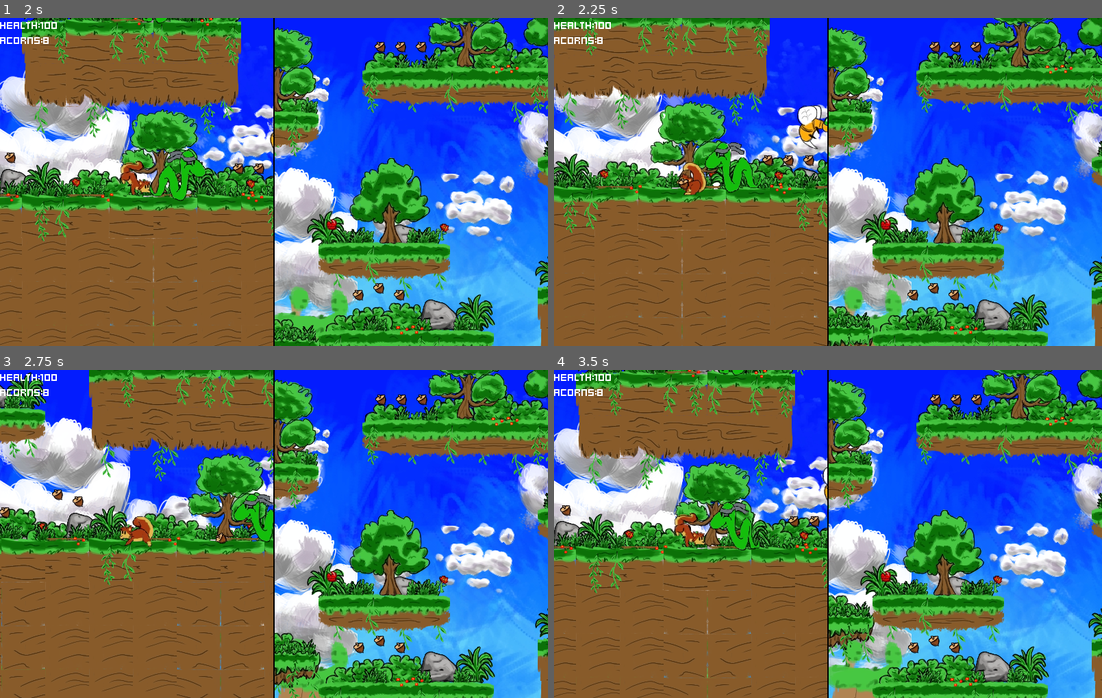
Above: before the commit, frames 1-4 (two rows, left to right).
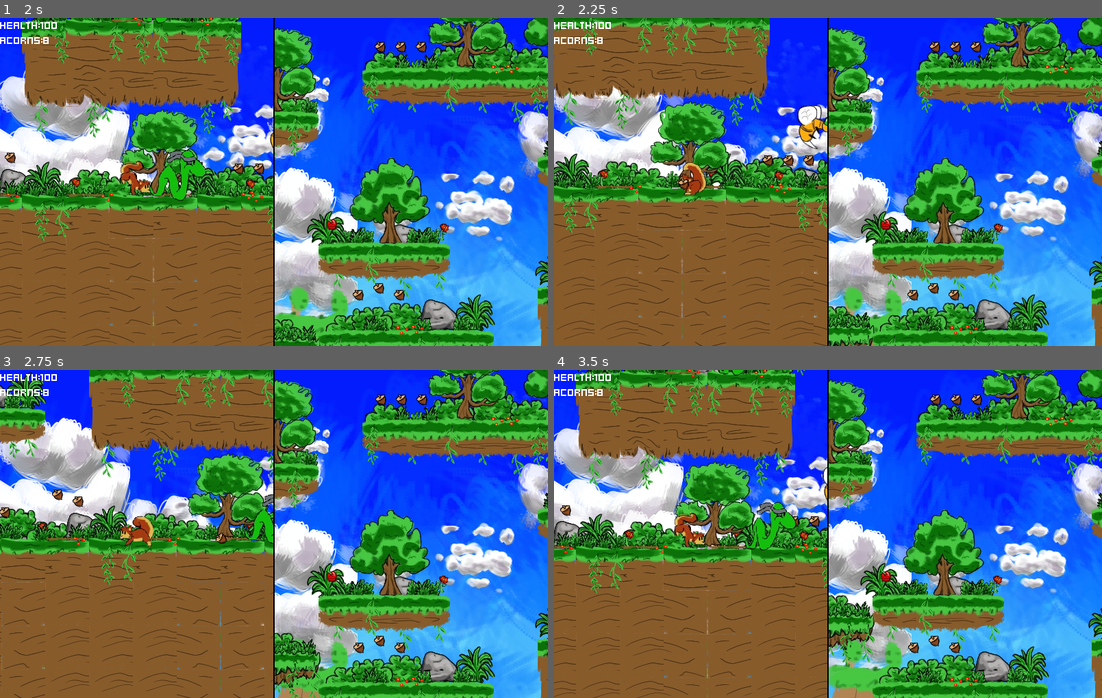
Above: after the commit, the same moments.

Repository: KieranL/ratatoskr
Game: Godot game, scene res://scenes/modes/game_splitscreen.tscn
Two runs of this game, one before a commit and one after it. Both use one fixed random seed, a clock stepped at 60 frames per second and the inputs below. This scene is started directly instead of the project's main scene.
Inputs:
- Up to frame 1 (2 s): hold Right (move_right) from 0.53 s (still down); tap Q (melee) at 0.6 s; tap Space (jump) at 0.77, 1.52 s; tap Shift (run) at 1.35 s
- Up to frame 2 (2.25 s): release Right (move_right) at 2.03 s; hold Left (move_left) from 2.03 s (still down); tap Z (spit) at 2.1 s
- Up to frame 3 (2.75 s): keep holding Left (move_left)
- Up to frame 4 (3.5 s): release Left (move_left) at 2.78 s; hold Right (move_right) from 2.78 s (still down); tap Q (melee) at 2.85 s; tap Space (jump) at 3.02 s

Frame 1 is identical in both runs. In frame 2, 0.7% of the frame differs, in the area x 27-38%, y 37-54%; in frame 3, 0.6%; in frame 4, 1.2%, in the area x 28-45%, y 40-55%.
Error in both runs: Invalid access to property or key 'camera' on a base object of type 'CharacterBody2D (Player)'. (res://scenes/modes/game_splitscreen.gd:9)

Commit message:
Remove hardcoded sprite flicker in place of using animations. Added a hitstun effect for enemies

Diff:
--- a/scenes/maingame/entities/enemies/hornet/hornet.gd
+++ b/scenes/maingame/entities/enemies/hornet/hornet.gd
@@ -29,6 +29,7 @@
 	ROAMING,
 	HUNTING,
 	WAITING,
+	HURT,
 	DEAD
 }
 
@@ -57,11 +58,12 @@
 
 func _physics_process(delta: float) -> void:
 	if _state != State.DEAD:
-		var animation := get_new_animation()
-		if animation != animation_player.current_animation:
-			animation_player.play(animation)
-		if (_state == State.HUNTING):
-			target_location = target.position
+		if not _is_hit:
+			var animation := get_new_animation()
+			if animation != animation_player.current_animation:
+				animation_player.play(animation)
+			if (_state == State.HUNTING):
+				target_location = target.position
 
 		if (_state == State.ROAMING):
 			if (global_position.x - target_location.x <= 0.0):
@@ -125,8 +127,15 @@
 		if CURRENT_HEALTH <= 0:
 			collision_shape.disabled = true
 			destroy()
+		else:
+			animation_player.play("damaged")
+			animation_player.animation_finished.connect(_on_animation_player_damaged_finished)
 
+func _on_animation_player_damaged_finished(anim_name: StringName) -> void:
+	if anim_name == "damaged":
 		_is_hit = false
+		animation_player.animation_finished.disconnect(_on_animation_player_damaged_finished)
+
 
 func hunt(huntTarget: Node2D) -> void:
 	if _state == State.DEAD:
@@ -143,7 +152,6 @@
 	_state = State.ROAMING
 	target_location = last_roam_target_location
 	current_speed = ROAM_SPEED
-	print("roam")
 
 func pick_new_roam_target():
 	if _state == State.DEAD:
@@ -168,16 +176,6 @@
 		if _state == State.HUNTING:
 			roam()
 
-func trigger_invincible(duration_in_ms) -> void:
-	var duration_per_flicker = duration_in_ms / FRAME_FLICKER_AMOUNT / 2
-
-	for i in FRAME_FLICKER_AMOUNT:
-		sprite.visible = false
-		await get_tree().create_timer(duration_per_flicker / 1000).timeout
-		sprite.visible = true
-		await get_tree().create_timer(duration_per_flicker / 1000).timeout
-
-
 func get_new_animation() -> StringName:
 	var animation_new: StringName
 	if _state == State.HUNTING:
--- a/scenes/maingame/entities/enemies/hornet/hornet.tscn
+++ b/scenes/maingame/entities/enemies/hornet/hornet.tscn
@@ -162,6 +162,30 @@
 "update": 1,
 "values": [1]
 }
+tracks/10/type = "value"
+tracks/10/imported = false
+tracks/10/enabled = true
+tracks/10/path = NodePath(".:visible")
+tracks/10/interp = 1
+tracks/10/loop_wrap = true
+tracks/10/keys = {
+"times": PackedFloat32Array(0),
+"transitions": PackedFloat32Array(1),
+"update": 1,
+"values": [true]
+}
+tracks/11/type = "value"
+tracks/11/imported = false
+tracks/11/enabled = true
+tracks/11/path = NodePath("..:collision_layer")
+tracks/11/interp = 1
+tracks/11/loop_wrap = true
+tracks/11/keys = {
+"times": PackedFloat32Array(0),
+"transitions": PackedFloat32Array(1),
+"update": 1,
+"values": [2]
+}
 
 [sub_resource type="Animation" id="Animation_qlseb"]
 resource_name = "destroy"
@@ -287,11 +311,39 @@
 "values": [0]
 }
 
+[sub_resource type="Animation" id="Animation_w3jyr"]
+resource_name = "damaged"
+tracks/0/type = "value"
+tracks/0/imported = false
+tracks/0/enabled = true
+tracks/0/path = NodePath(".:visible")
+tracks/0/interp = 1
+tracks/0/loop_wrap = true
+tracks/0/keys = {
+"times": PackedFloat32Array(0, 0.1, 0.2, 0.3, 0.4, 0.5, 0.6, 0.7, 0.8, 0.9, 1),
+"transitions": PackedFloat32Array(1, 1, 1, 1, 1, 1, 1, 1, 1, 1, 1),
+"update": 1,
+"values": [true, false, true, false, true, false, true, false, true, false, true]
+}
+tracks/1/type = "value"
+tracks/1/imported = false
+tracks/1/enabled = false
+tracks/1/path = NodePath("..:collision_layer")
+tracks/1/interp = 1
+tracks/1/loop_wrap = true
+tracks/1/keys = {
+"times": PackedFloat32Array(0, 1),
+"transitions": PackedFloat32Array(1, 1),
+"update": 1,
+"values": [0, 2]
+}
+
 [sub_resource type="AnimationLibrary" id="AnimationLibrary_er65d"]
 _data = {
 "Attack": SubResource("Animation_1kbng"),
 "Flying": SubResource("Animation_obqnu"),
 "RESET": SubResource("Animation_ykh5o"),
+"damaged": SubResource("Animation_w3jyr"),
 "destroy": SubResource("Animation_qlseb")
 }
 
@@ -361,6 +413,5 @@
 [node name="Explode" type="AudioStreamPlayer2D" parent="."]
 stream = ExtResource("5_coxdq")
 
-[connection signal="animation_finished" from="AnimationPlayer" to="." method="_on_animation_player_animation_finished"]
 [connection signal="body_entered" from="TargetRadius/Area2D2" to="." method="_on_vision_sphere_body_entered"]
 [connection signal="body_exited" from="TargetRadius/Area2D2" to="." method="_on_vision_sphere_body_exited"]
--- a/scenes/maingame/entities/enemies/hornet/spawner.gd
+++ b/scenes/maingame/entities/enemies/hornet/spawner.gd
@@ -56,6 +56,7 @@
 		_is_hit = false
 
 func destroy() -> void:
+	dead = true
 	for entity in hornets.get_children():
 		for child in entity.get_children():
 			if child is Hornet:
--- a/scenes/maingame/entities/enemies/snake/boss.gd
+++ b/scenes/maingame/entities/enemies/snake/boss.gd
@@ -1,9 +1,12 @@
 class_name Boss
 extends CharacterBody2D
+
+#TODO, need to restucture the state management for these guys, it's getting hairy
 
 enum State {
 	WALKING,
 	DEAD,
+	HURT
 }
 
 signal winGameTrigger()
@@ -28,13 +31,14 @@
 const FRAME_FLICKER_TIME = 400
 
 func _physics_process(delta: float) -> void:
-	if _state == State.WALKING and velocity.is_zero_approx():
-		velocity.x = WALK_SPEED
-	velocity.y += gravity * delta
-	if not floor_detector_left.is_colliding():
-		velocity.x = WALK_SPEED
-	elif not floor_detector_right.is_colliding():
-		velocity.x = -WALK_SPEED
+	if _state != State.HURT:
+		if _state == State.WALKING and velocity.is_zero_approx():
+			velocity.x = WALK_SPEED
+		velocity.y += gravity * delta
+		if not floor_detector_left.is_colliding():
+			velocity.x = WALK_SPEED
+		elif not floor_detector_right.is_colliding():
+			velocity.x = -WALK_SPEED
 
 	if is_on_wall():
 		velocity.x = -velocity.x
@@ -53,6 +57,8 @@
 	elif velocity.x < 0.0:
 		sprite.scale.x = -0.8
 
+	if _state == State.HURT:
+		return
 	var animation := get_new_animation()
 	if animation != animation_player.current_animation:
 		animation_player.play(animation)
@@ -66,10 +72,17 @@
 func take_damage(damage) -> void:
 	HEALTH -= damage
 	damaged_sound.play()
-	await trigger_invincible(FRAME_FLICKER_TIME)
+	_state = State.HURT
+	velocity = Vector2.ZERO
 
 	if HEALTH <= 0:
 		destroy()
+	else:
+		animation_player.play("damaged")
+
+func _on_animation_player_damaged_finished(anim_name: StringName) -> void:
+	if anim_name == "damaged":
+		_state = State.WALKING
 
 func get_new_animation() -> StringName:
 	var animation_new: StringName
@@ -81,12 +94,3 @@
 	else:
 		animation_new = &"destroy"
 	return animation_new
-
-func trigger_invincible(duration_in_ms) -> void:
-	var duration_per_flicker = duration_in_ms / FRAME_FLICKER_AMOUNT / 2
-
-	for i in FRAME_FLICKER_AMOUNT:
-		sprite.visible = false
-		await get_tree().create_timer(duration_per_flicker / 1000).timeout
-		sprite.visible = true
-		await get_tree().create_timer(duration_per_flicker / 1000).timeout
--- a/scenes/maingame/entities/enemies/snake/snake.gd
+++ b/scenes/maingame/entities/enemies/snake/snake.gd
@@ -4,6 +4,7 @@
 enum State {
 	WALKING,
 	DEAD,
+	HURT
 }
 
 const WALK_SPEED = 22.0
@@ -26,13 +27,14 @@
 const FRAME_FLICKER_TIME = 400
 
 func _physics_process(delta: float) -> void:
-	if _state == State.WALKING and velocity.is_zero_approx():
-		velocity.x = WALK_SPEED
-	velocity.y += gravity * delta
-	if not floor_detector_left.is_colliding():
-		velocity.x = WALK_SPEED
-	elif not floor_detector_right.is_colliding():
-		velocity.x = -WALK_SPEED
+	if _state != State.HURT:
+		if _state == State.WALKING and velocity.is_zero_approx():
+			velocity.x = WALK_SPEED
+		velocity.y += gravity * delta
+		if not floor_detector_left.is_colliding():
+			velocity.x = WALK_SPEED
+		elif not floor_detector_right.is_colliding():
+			velocity.x = -WALK_SPEED
 
 	if is_on_wall():
 		velocity.x = -velocity.x
@@ -51,6 +53,8 @@
 	elif velocity.x < 0.0:
 		sprite.scale.x = -0.8
 
+	if _state == State.HURT:
+		return
 	var animation := get_new_animation()
 	if animation != animation_player.current_animation:
 		animation_player.play(animation)
@@ -63,10 +67,14 @@
 func take_damage(damage) -> void:
 	HEALTH -= damage
 	damaged_sound.play()
-	await trigger_invincible(FRAME_FLICKER_TIME)
+	_state = State.HURT
 
+	velocity = Vector2.ZERO
 	if HEALTH <= 0:
 		destroy()
+	else:
+		animation_player.play("damaged")
+
 
 func get_new_animation() -> StringName:
 	var animation_new: StringName
@@ -79,16 +87,8 @@
 		animation_new = &"destroy"
 	return animation_new
 
-func trigger_invincible(duration_in_ms) -> void:
-	var duration_per_flicker = duration_in_ms / FRAME_FLICKER_AMOUNT / 2
-
-	for i in FRAME_FLICKER_AMOUNT:
-		sprite.visible = false
-		await get_tree().create_timer(duration_per_flicker / 1000).timeout
-		sprite.visible = true
-		await get_tree().create_timer(duration_per_flicker / 1000).timeout
-
-
 func _on_animation_player_animation_finished(anim_name: StringName) -> void:
 	if anim_name == "destroy":
 		queue_free()
+	elif anim_name == "damaged":
+		_state = State.WALKING
--- a/scenes/maingame/entities/enemies/snake/snake.tscn
+++ b/scenes/maingame/entities/enemies/snake/snake.tscn
@@ -58,6 +58,18 @@
 "transitions": PackedFloat32Array(1),
 "update": 1,
 "values": [2]
+}
+tracks/4/type = "value"
+tracks/4/imported = false
+tracks/4/enabled = true
+tracks/4/path = NodePath("Sprite2D:visible")
+tracks/4/interp = 1
+tracks/4/loop_wrap = true
+tracks/4/keys = {
+"times": PackedFloat32Array(0),
+"transitions": PackedFloat32Array(1),
+"update": 1,
+"values": [true]
 }
 
 [sub_resource type="Animation" id="2"]
@@ -231,9 +243,37 @@
 "values": [0, 1]
 }
 
+[sub_resource type="Animation" id="Animation_eud58"]
+resource_name = "damaged"
+tracks/0/type = "value"
+tracks/0/imported = false
+tracks/0/enabled = true
+tracks/0/path = NodePath("Sprite2D:visible")
+tracks/0/interp = 1
+tracks/0/loop_wrap = true
+tracks/0/keys = {
+"times": PackedFloat32Array(0, 0.1, 0.2, 0.3, 0.4, 0.5, 0.6, 0.7, 0.8, 0.9, 1),
+"transitions": PackedFloat32Array(1, 1, 1, 1, 1, 1, 1, 1, 1, 1, 1),
+"update": 1,
+"values": [true, false, true, false, true, false, true, false, true, false, true]
+}
+tracks/1/type = "value"
+tracks/1/imported = false
+tracks/1/enabled = false
+tracks/1/path = NodePath(".:collision_layer")
+tracks/1/interp = 1
+tracks/1/loop_wrap = true
+tracks/1/keys = {
+"times": PackedFloat32Array(0, 1),
+"transitions": PackedFloat32Array(1, 1),
+"update": 1,
+"values": [0, 2]
+}
+
 [sub_resource type="AnimationLibrary" id="AnimationLibrary_0kjfc"]
 _data = {
 "RESET": SubResource("8"),
+"damaged": SubResource("Animation_eud58"),
 "destroy": SubResource("2"),
 "idle": SubResource("3"),
 "walk": SubResource("4")
--- a/scenes/maingame/entities/player/player.tscn
+++ b/scenes/maingame/entities/player/player.tscn
@@ -25,6 +25,18 @@
 "transitions": PackedFloat32Array(1),
 "update": 1,
 "values": [30]
+}
+tracks/1/type = "value"
+tracks/1/imported = false
+tracks/1/enabled = true
+tracks/1/path = NodePath("Sprite2D:visible")
+tracks/1/interp = 1
+tracks/1/loop_wrap = true
+tracks/1/keys = {
+"times": PackedFloat32Array(0),
+"transitions": PackedFloat32Array(1),
+"update": 1,
+"values": [true]
 }
 
 [sub_resource type="Animation" id="Animation_8oyr8"]
@@ -96,6 +108,18 @@
 "update": 1,
 "values": [50]
 }
+tracks/1/type = "value"
+tracks/1/imported = false
+tracks/1/enabled = true
+tracks/1/path = NodePath("Sprite2D:visible")
+tracks/1/interp = 1
+tracks/1/loop_wrap = true
+tracks/1/keys = {
+"times": PackedFloat32Array(0, 0.25, 0.5, 1),
+"transitions": PackedFloat32Array(1, 1, 1, 1),
+"update": 1,
+"values": [true, false, true, true]
+}
 
 [sub_resource type="Animation" id="2"]
 resource_name = "falling"
Not shown: 1 places in scenes/maingame/entities/enemies/hornet/hornet.tscn that only renumber resources
Not shown: 1 places in scenes/maingame/entities/enemies/snake/snake.tscn that only renumber resources
